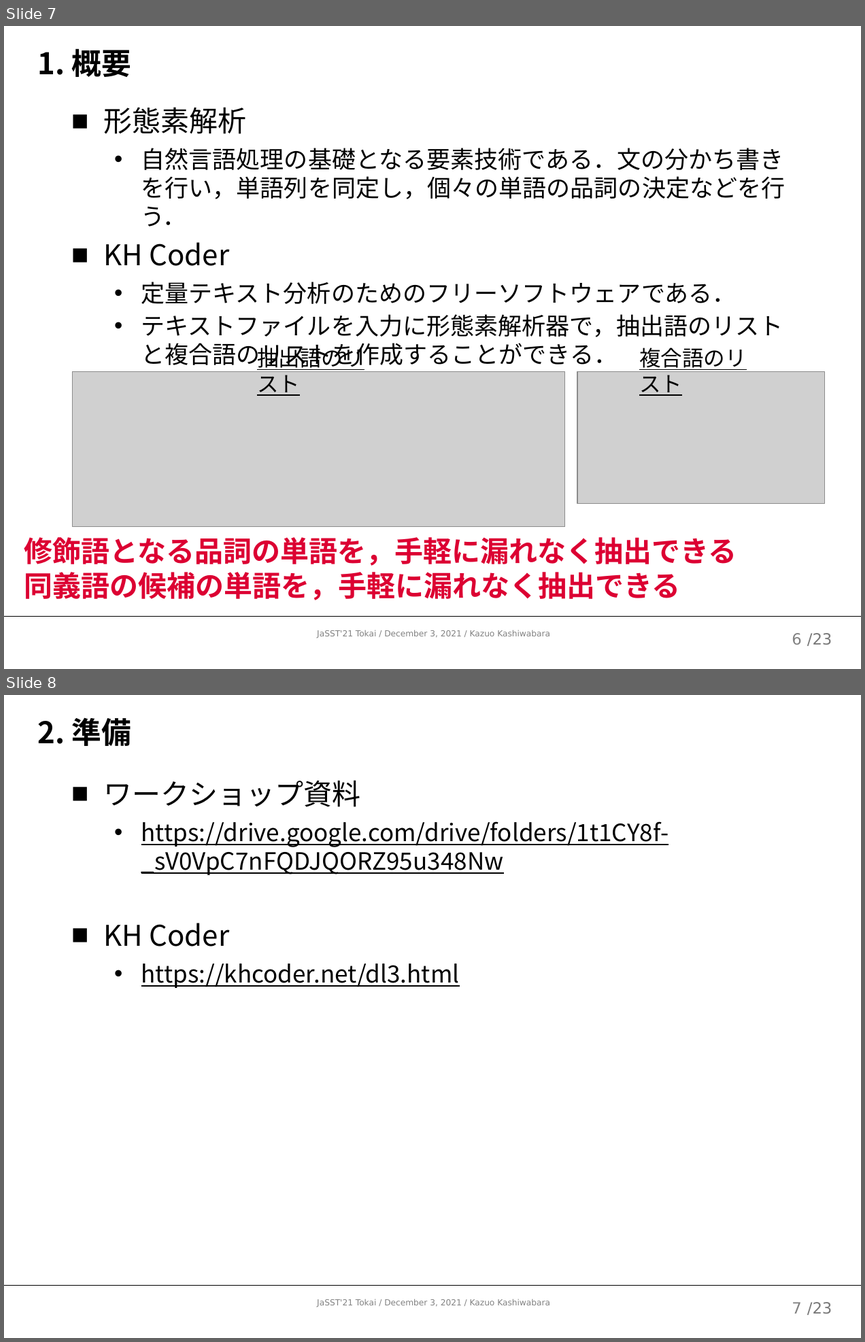
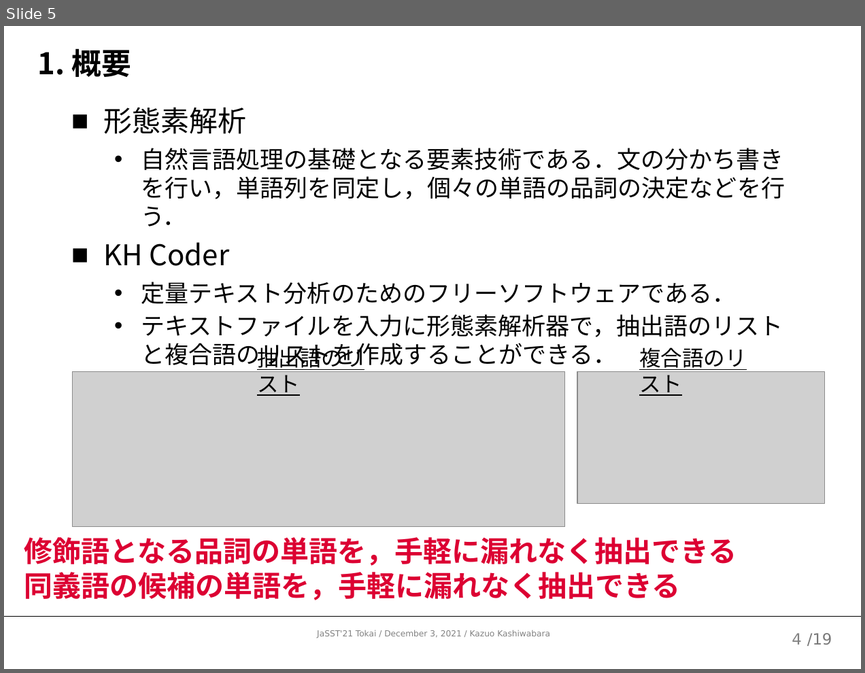
Before and after one commit to kazuo-reve/Work_MorphologicalBasedReview, a slide deck: 形態素ベースドレビューワークショップ.pptx. Shown one above the other, each under a label of ours: slides 7 and 8 before the commit, slide 5 after it. The pictures are 865x1342 and 865x673 pixels, drawn with LibreOffice and Linux fonts; fonts in the diff are those of the drawing; grey boxes stand for pictures. Boxes give left, top, right and bottom in pixels: in the first picture for what was removed or moved away, otherwise in the second. Text is boxed around its words. In the diff, an @@ line names an element or a change of style, - is before the commit and + after.

```diff
--- a/形態素ベースドレビューワークショップ.pptx
+++ b/形態素ベースドレビューワークショップ.pptx
@@ slide 8 removed at [4,695,861,1338], background #FFFFFF at 54% opacity; not listed: 3 template elements that a slide beside it also shows @@
@@ title removed at [38,717,131,746] @@
-2. 準備
@@ text removed at [103,780,669,988] @@
-■ ワークショップ資料
-  • https://drive.google.com/drive/folders/1t1CY8f-_sV0VpC7nFQDJQORZ95u348Nw
-■ KH Coder
-  • https://khcoder.net/dl3.html
@@ page number removed at [791,1302,801,1314] @@
-7
@@ what was slide 7 is now slide 5 @@
@@ slide 5 changed as well @@
@@ page number at [791,633,801,645]: text changed @@
-6
+4
@@ text at [807,633,832,646]: text changed @@
-/23
+/19
```
Also in this commit, not shown: 19 other slides changed, 3 other slides removed.
